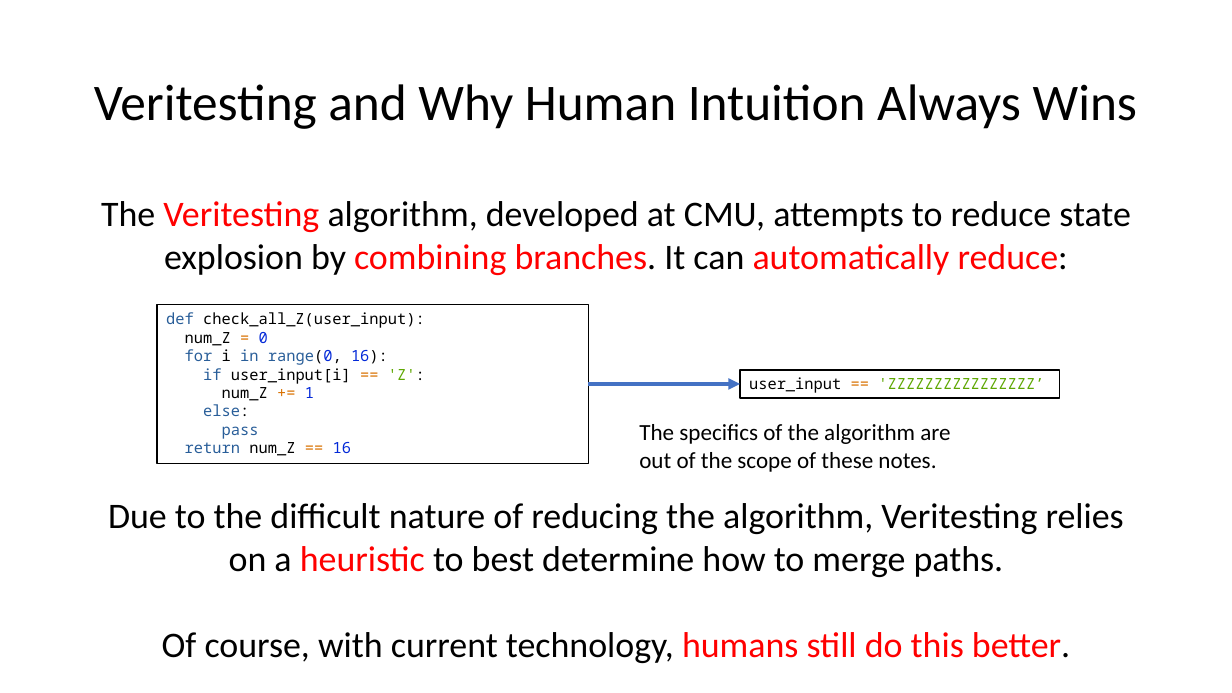
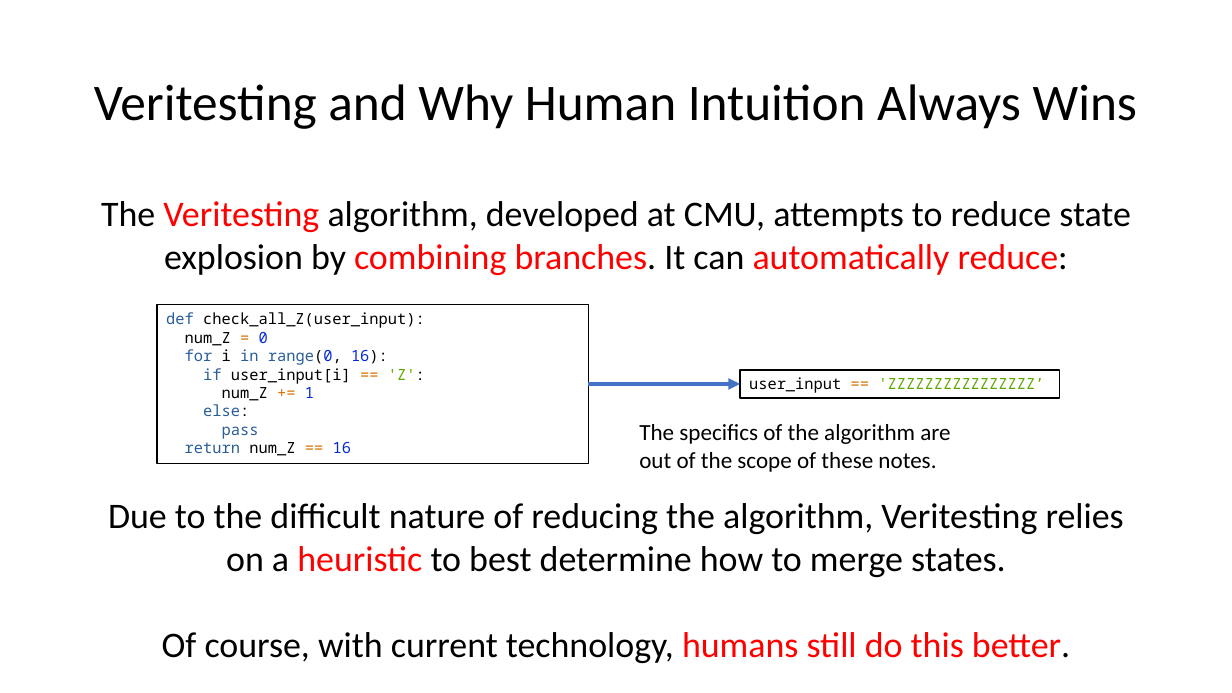
Before and after one commit to jakespringer/angr_ctf, a slide deck: slide 84 of SymbolicExecution.pptx (slide 86 before the commit). Drawn at 1232x693 pixels with LibreOffice and Linux fonts; fonts in the diff are those of the drawing. Boxes give left, top, right and bottom in pixels: in the first picture for what was removed or moved away, otherwise in the second. Text is boxed around its words. In the diff, an @@ line names an element or a change of style, - is before the commit and + after.

```diff
--- a/SymbolicExecution.pptx
+++ b/SymbolicExecution.pptx
@@ text at box(108, 503, 1124, 577): text changed @@
-Due to the difficult nature of reducing the algorithm, Veritesting relies on a heuristic to best determine how to merge paths.
+Due to the difficult nature of reducing the algorithm, Veritesting relies on a heuristic to best determine how to merge states.
```
Also in this commit, not shown: 24 other slides changed, 2 slides removed.
